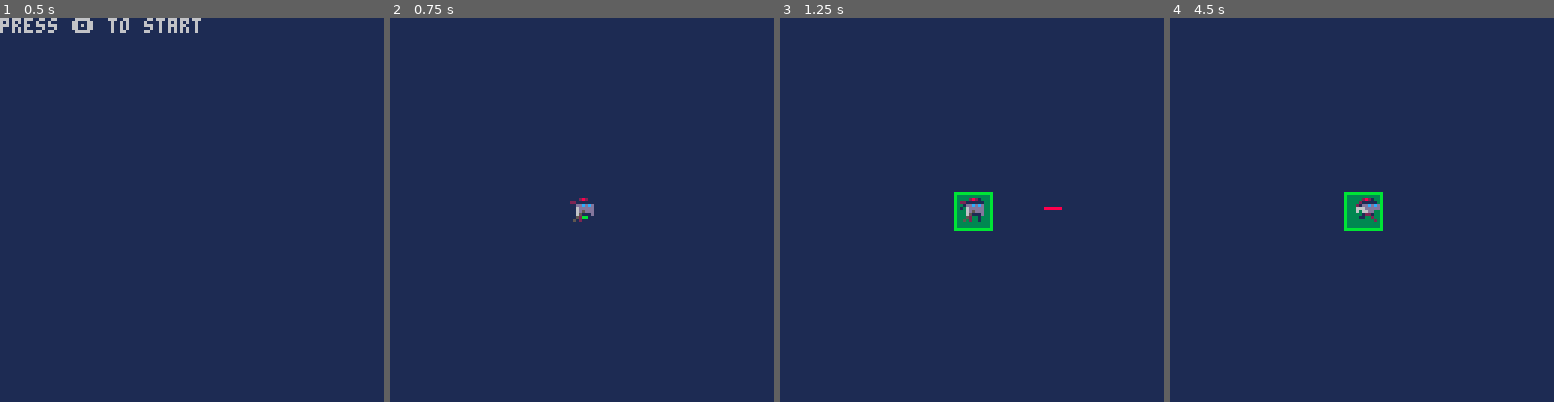
Above: before the commit, frames 1-4 (left to right).
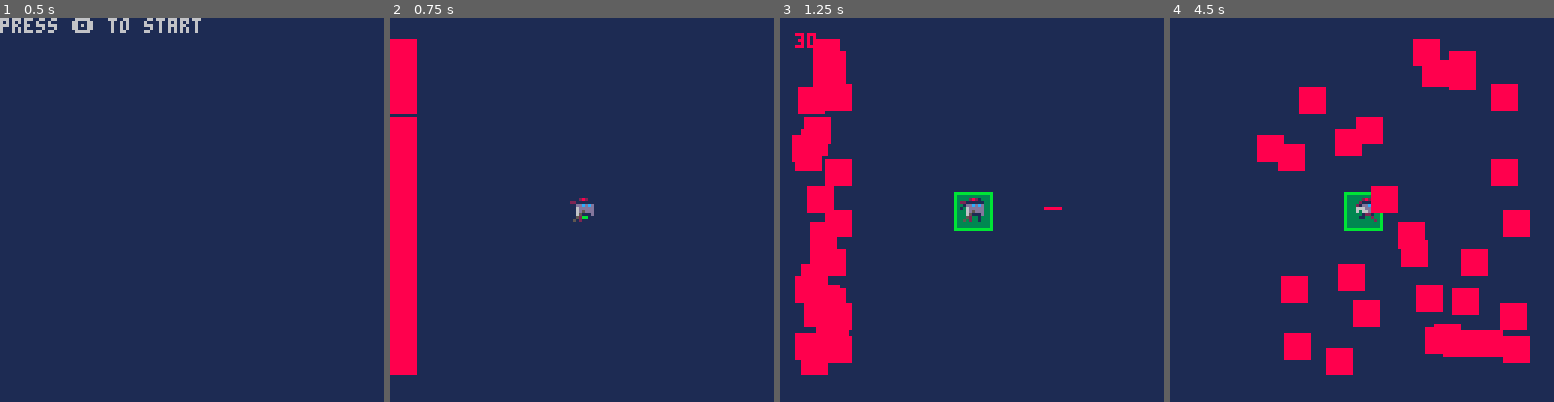
Above: after the commit, the same moments.

Repository: zothynine/toyboxjam
Game: PICO-8 cartridge abduction_center.p8
Same seed, same stepped clock (60 frames per second), same inputs: the game is played once before the commit and once after it.
Inputs:
- Up to frame 1 (0.5 s): tap X (X key) at 0.33 s
- Up to frame 2 (0.75 s): tap O (Z key) at 0.7 s
- Up to frame 3 (1.25 s): tap X (X key) at 1.07 s
- Up to frame 4 (4.5 s): hold Right 1.6-2.1 s; tap O (Z key) every 0.4 s from 1.7 to 4.1 s; tap X (X key) at 1.85, 2.97, 4.08 s; hold Up 2.15-2.42 s; hold Right 2.47-3.03 s; hold Left 3.08-3.58 s; hold Down 3.63-3.97 s; hold Right from 4.02 s (still down)

Frame 1 is identical in both runs. In frame 2, 6.1% of the frame differs, in the area x 0-8%, y 5-93%; in frame 3, 8.9%; in frame 4, 13%, in the area x 22-94%, y 5-93%.

Commit message:
Simple enemy generation

Diff:
--- a/abduction_center.p8
+++ b/abduction_center.p8
@@ -10,6 +10,7 @@
   f=0
   _udt=udt_start
   _drw= drw_start
+  enemies={}
 end
 
 function setup()
@@ -35,6 +36,10 @@
     zap={3,4},
     shots={}
   }
+
+  for i=1, 30 do
+    add(enemies,{x=0,y=0+rnd(119),w=8,h=8,spd=0.1+rnd(0.4)})
+  end
 end
 
 
@@ -59,7 +64,8 @@
 
 function udt_game()
   udt_zone()
-  udt_player(player)
+  udt_player()
+  udt_enemies()
 end
 
 function udt_zone()
@@ -70,7 +76,7 @@
   if (_z.r>_z.ts) _z.r-=1
 end
 
-function udt_player(player)
+function udt_player()
   local _p=player
   local _z=zone
   local state=_p.state
@@ -115,6 +121,14 @@
   end
 end
 
+function udt_enemies()
+  for i=#enemies,1,-1 do
+    local e=enemies[i]
+    e.x+=e.spd
+    if (e.x>e.w+127) del(enemies,e)
+  end
+end
+
 
 -->8
 --draw tab
@@ -132,6 +146,7 @@
 function drw_game()
   drw_zone()
   drw_player()
+  drw_enemies()
 end
 
 function drw_zone()
@@ -150,6 +165,14 @@
   for i=1,#shots do
     local s=shots[i]
     line(s.x, s.y,s.x+s.len,s.y,8)
+    print(#enemies,5,5,8)
+  end
+end
+
+function drw_enemies()
+  for  i=1,#enemies do
+    local e=enemies[i]
+    rectfill(e.x,e.y,e.x+e.w,e.y+e.h,8)
   end
 end
 
